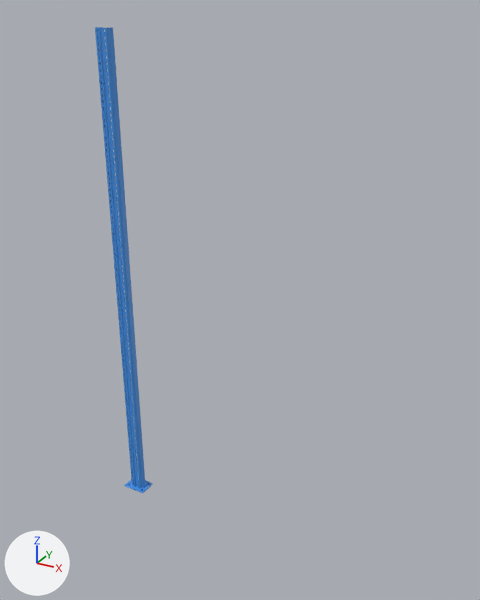
One commit to the Blender file models_workfiles/shelves.blend: the scene before it, then after it.
One viewpoint serves both versions: a camera (50 mm lens) standing at (5.34, -6.48, 6.72) and looking at (1.69, 0.16, 3.4). Lighting does not change. The marker at lower left points along +X, +Y and +Z. The older version comes first.

Names of what the first picture shows: 'post' and 1 more.
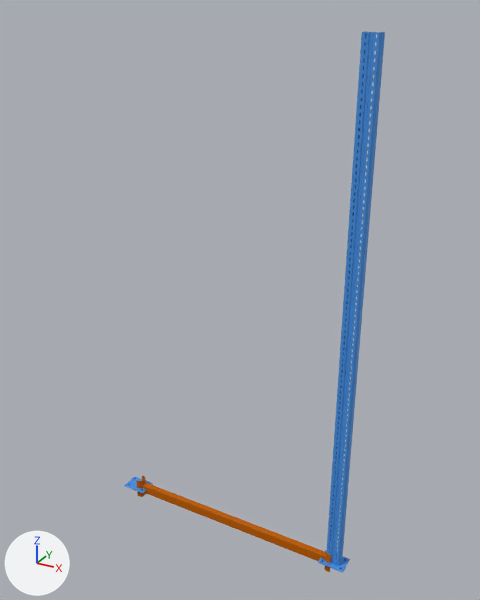
The change, as a list of edits to the scene's bpy script:
```text
Add me_plane_002:
    me_plane_002.from_pydata(...)  # 64 vertices, 52 faces; spans x 0.02..3.18, y -0.07..0.07, z -0.14..0.14
    me_plane_002.materials.append(mat_imphenziapixpal)
Change ob_post:
    add ob_post.hide_set(True)
Add ob_beam:
    ob_beam = bpy.data.objects.new('beam', me_plane_002)
    ob_beam.location = (0.0, 0.0, 0.0)
Add ob_plate_001:
    ob_plate_001 = bpy.data.objects.new('plate.001', me_plane_001.copy())  # the mesh of ob_plate
    ob_plate_001.location = (3.2, 0.0, 0.0)
Add ob_post_other:
    ob_post_other = bpy.data.objects.new('post_other', me_plane.copy())  # the mesh of ob_post
    ob_post_other.location = (3.2, 0.0, 0.0)
```

Changed parts and their boxes (x1, y1, x2, y2) in the pictures (480 x 600 px):
'post_other', added (blue): after (326, 32, 385, 566)
'post', hidden (blue): before (95, 27, 145, 488)
'beam', added: after (137, 476, 331, 572)
'plate.001', added: after (318, 550, 350, 572)
